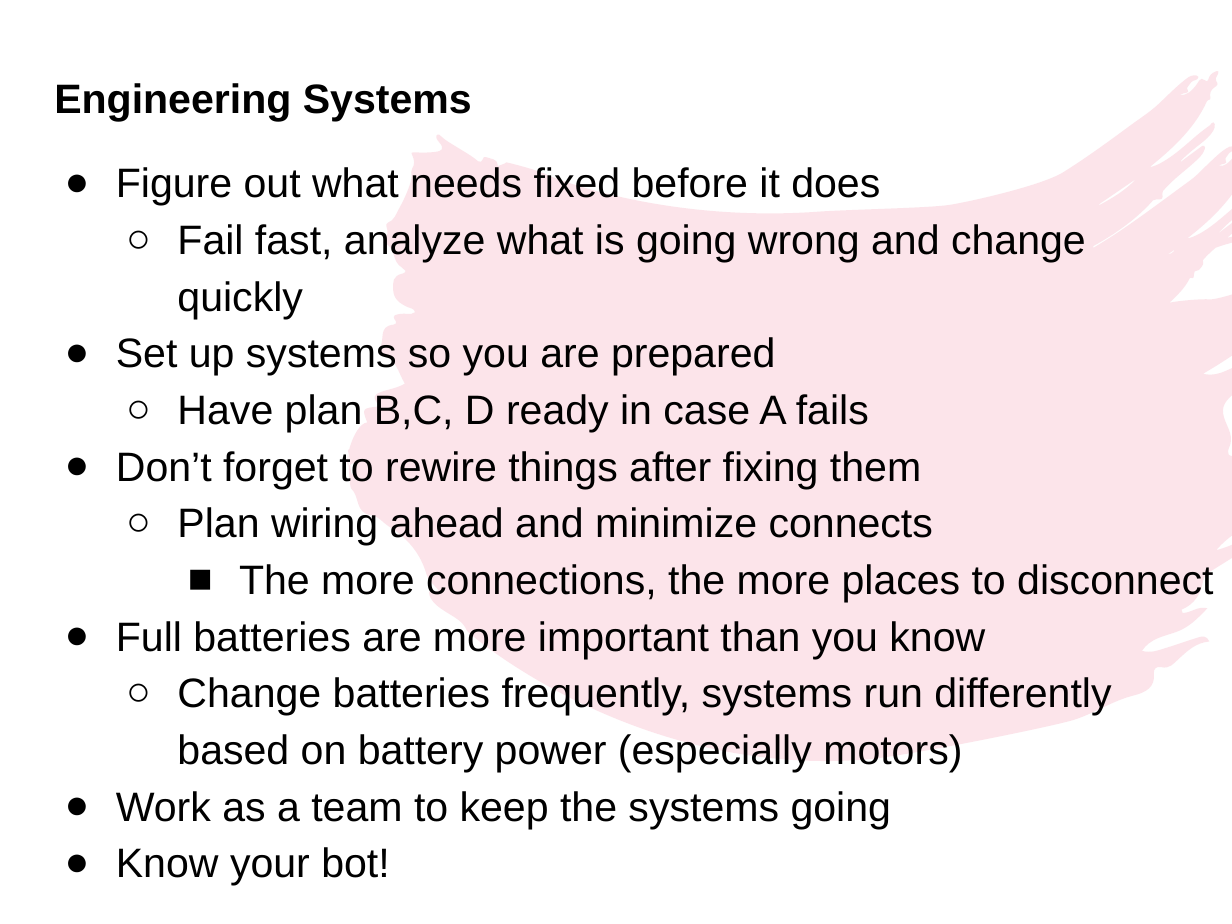
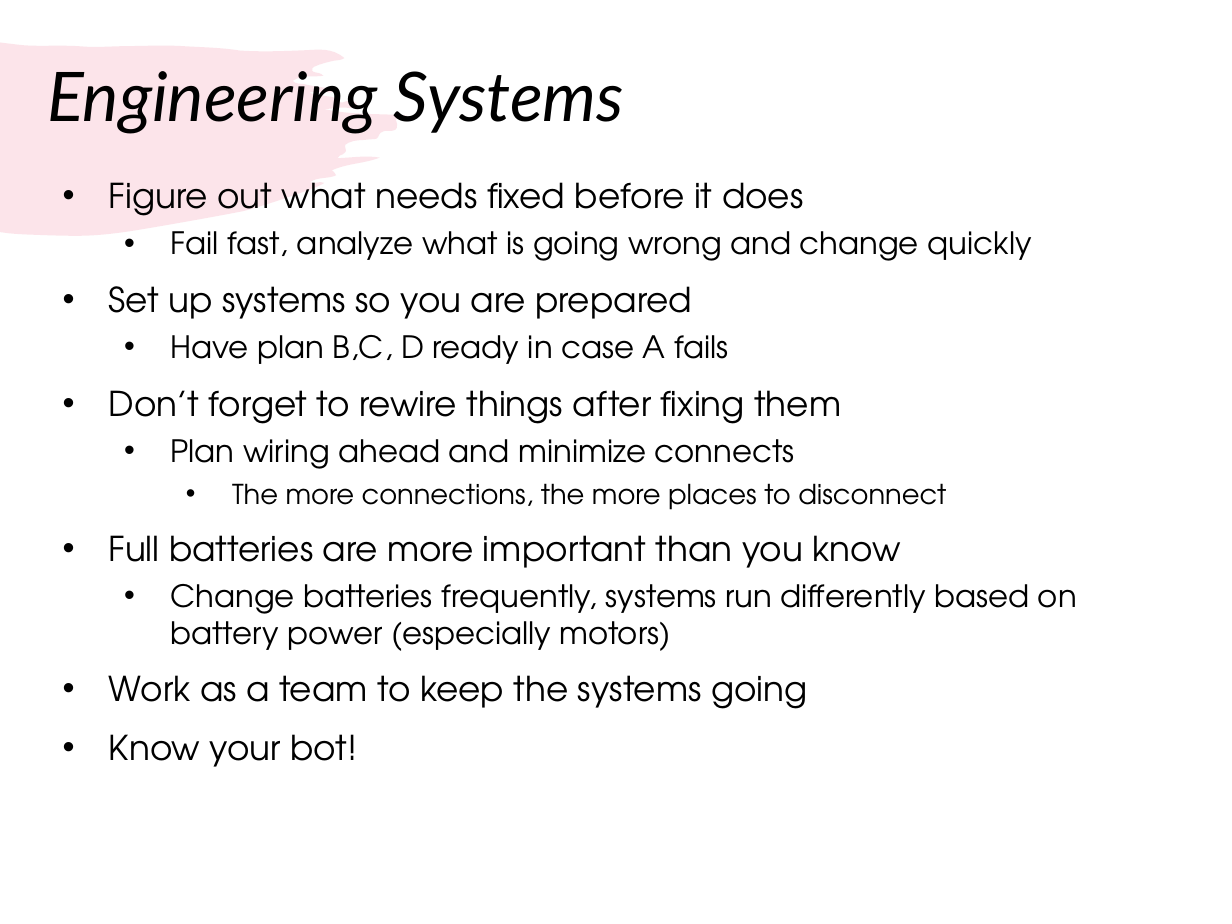
Before and after one commit to droidsrobotics/FTC-Tutorials, a slide deck: slide 7 of translations/en-us/TeamManagement/RookieTips.pptx. Drawn at 1232x924 pixels with LibreOffice and Linux fonts; fonts in the diff are those of the drawing. Boxes give left, top, right and bottom in pixels: in the first picture for what was removed or moved away, otherwise in the second. Text is boxed around its words. In the diff, an @@ line names an element or a change of style, - is before the commit and + after.

```diff
--- a/translations/en-us/TeamManagement/RookieTips.pptx
+++ b/translations/en-us/TeamManagement/RookieTips.pptx
@@ freeform shape added at (0,42,407,235), fill #F07C98 at 20% opacity @@
@@ title "Engineering Systems": place and size @@
-title "Engineering Systems" at (54,83,472,121)
+title "Engineering Systems" at (47,71,624,134)
@@ title "Engineering Systems" at (47,71,624,134): size 24 to 40 pt, font Arial to Lato, bold off, italic on; line spacing 1 to 0.9; vertical alignment top to middle @@
@@ freeform shape removed at (350,71,1232,759) @@
@@ text "Figure out what needs fixed ...": place and size @@
-text "Figure out what needs fixed ..." at (116,167,1213,885)
+text "Figure out what needs fixed ..." at (109,182,1077,767)
@@ text "Figure out what needs fixed ..." at (109,182,1077,767): size 24 to 20 pt in "Figure out what needs fixed before it ...", "Set up systems so you are prepared", "Don’t forget to rewire things after fixing ...", "Full batteries are more important than you ..." and 2 more places; font Arial to TeX Gyre Adventor; size 24 to 18 pt in "Fail fast, analyze what is going wrong ...", "Have plan B,C, D ready in case ...", "Plan wiring ahead and minimize connects", "Change batteries frequently, systems run differently based ..."; size 24 to 16 pt in "The more connections, the more places to ..."; bullet ● to •; line spacing 1.15 to 1; more space between paragraphs; bullet ○ to •; bullet ■ to • @@
```
Also in this commit, not shown: 9 other slides changed, 1 other file.
